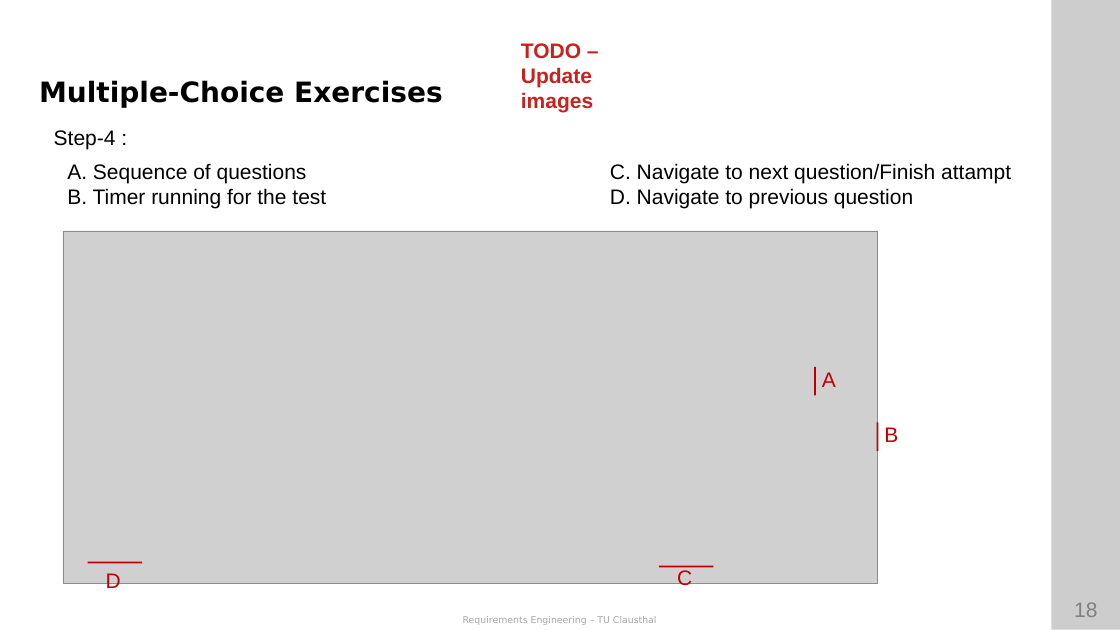
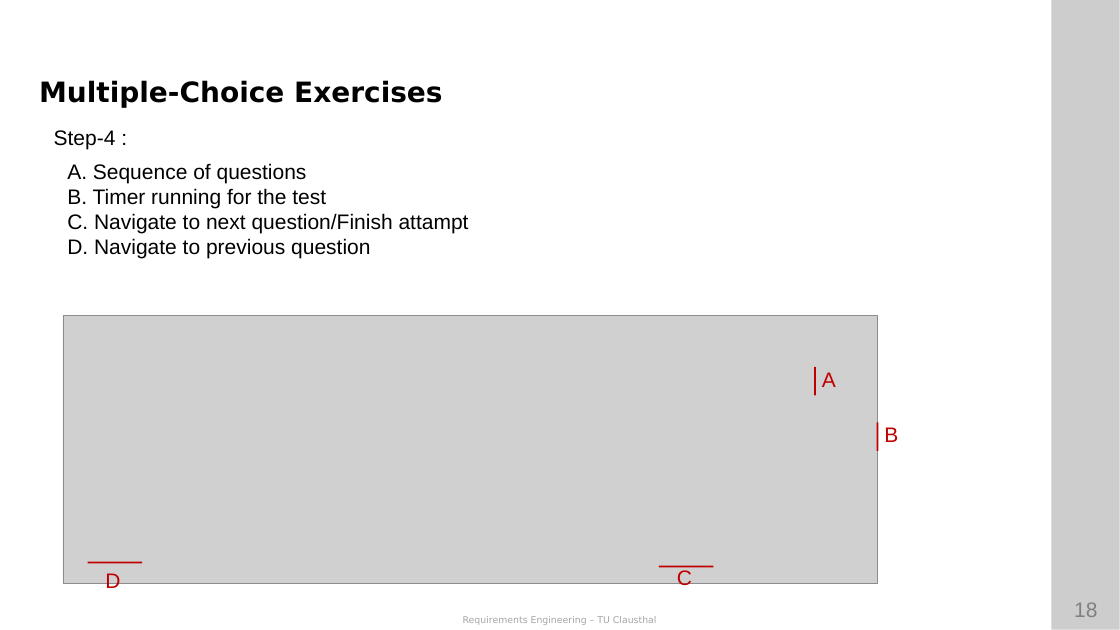
Before and after one commit to ETCE-LAB/teaching-material, a slide deck: slide 18 of Requirements-Engineering/RE-L00-Organization.pptx. Drawn at 1120x630 pixels with LibreOffice and Linux fonts; fonts in the diff are those of the drawing; grey boxes stand for pictures; background and template pictures are left out. Boxes give left, top, right and bottom in pixels: in the first picture for what was removed or moved away, otherwise in the second. Text is boxed around its words. In the diff, an @@ line names an element or a change of style, - is before the commit and + after.

Commit message:
Removed emails from slide+Updated screenshot

```diff
--- a/Requirements-Engineering/RE-L00-Organization.pptx
+++ b/Requirements-Engineering/RE-L00-Organization.pptx
@@ text removed at (x1=521, y1=43, x2=593, y2=113) @@
-TODO – Update images
@@ text removed at (x1=610, y1=163, x2=1011, y2=209) @@
-C. Navigate to next question/Finish attampt
-D. Navigate to previous question
@@ text at (x1=67, y1=213, x2=469, y2=259): paragraphs added @@
+C. Navigate to next question/Finish attampt
+D. Navigate to previous question
@@ picture resized from (x1=63, y1=231, x2=878, y2=584) to (x1=63, y1=315, x2=878, y2=583) @@
```
Also in this commit, not shown: 1 other slide changed, 1 other file.
